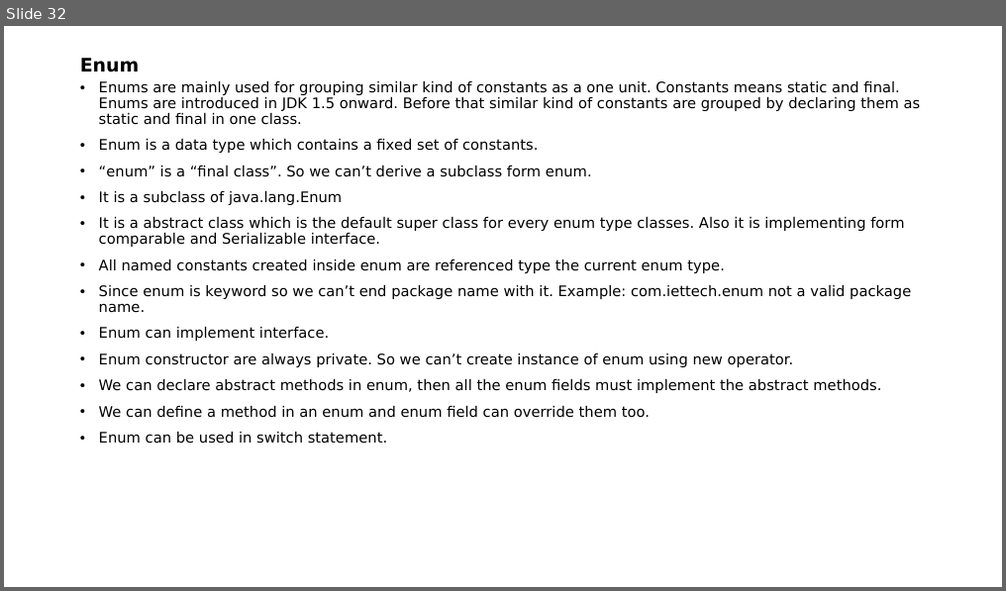
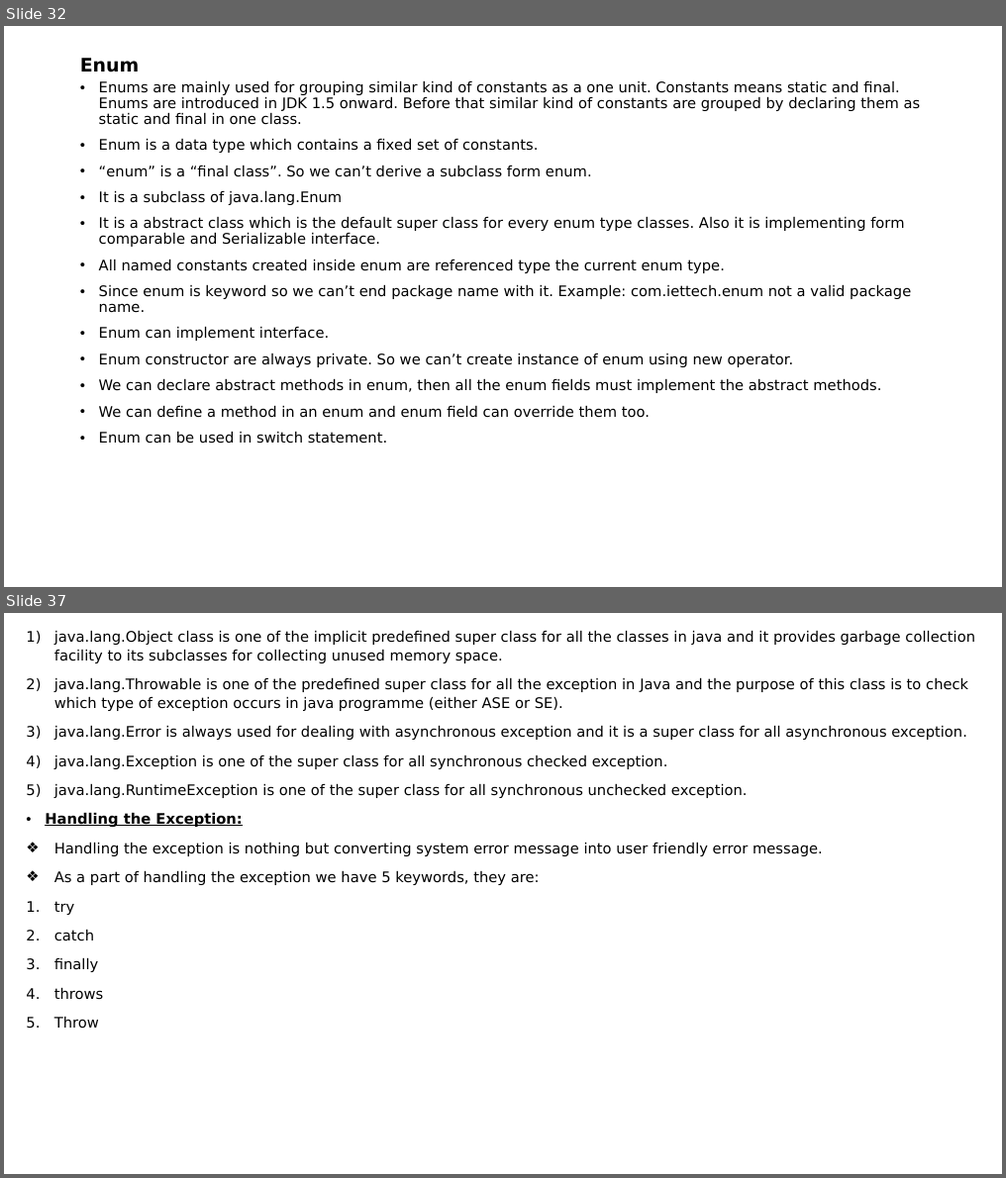
Before and after one commit to indrajeetydv/FSWDT, a slide deck: CoreJavaNotes.pptx. Shown one above the other, each under a label of ours: slide 32 before the commit, slides 32 and 37 after it; the slides between them are not shown. The pictures are 1006x591 and 1006x1178 pixels, drawn with LibreOffice and Linux fonts; fonts in the diff are those of the drawing. Boxes give left, top, right and bottom in pixels: in the first picture for what was removed or moved away, otherwise in the second. Text is boxed around its words. In the diff, an @@ line names an element or a change of style, - is before the commit and + after.

Commit message:
exception topics

```diff
--- a/CoreJavaNotes.pptx
+++ b/CoreJavaNotes.pptx
@@ slide 37 added at <box>4,613,1002,1174</box>, background #FFFFFF @@
@@ text added at <box>45,630,975,1029</box>, 14 pt, text #000000 @@
+1) java.lang.Object class is one of the implicit predefined super class for all the classes in java and it provides garbage collection facility to its subclasses for collecting unused memory space.
+2) java.lang.Throwable is one of the predefined super class for all the exception in Java and the purpose of this class is to check which type of exception occurs in java programme (either ASE or SE).
+3) java.lang.Error is always used for dealing with asynchronous exception and it is a super class for all asynchronous exception.
+4) java.lang.Exception is one of the super class for all synchronous checked exception.
+5) java.lang.RuntimeException is one of the super class for all synchronous unchecked exception.
+• Handling the Exception:
+❖ Handling the exception is nothing but converting system error message into user friendly error message.
+❖ As a part of handling the exception we have 5 keywords, they are:
+1. try
+2. catch
+3. finally
+4. throws
+5. Throw
```
Also in this commit, not shown: 7 other slides added.
